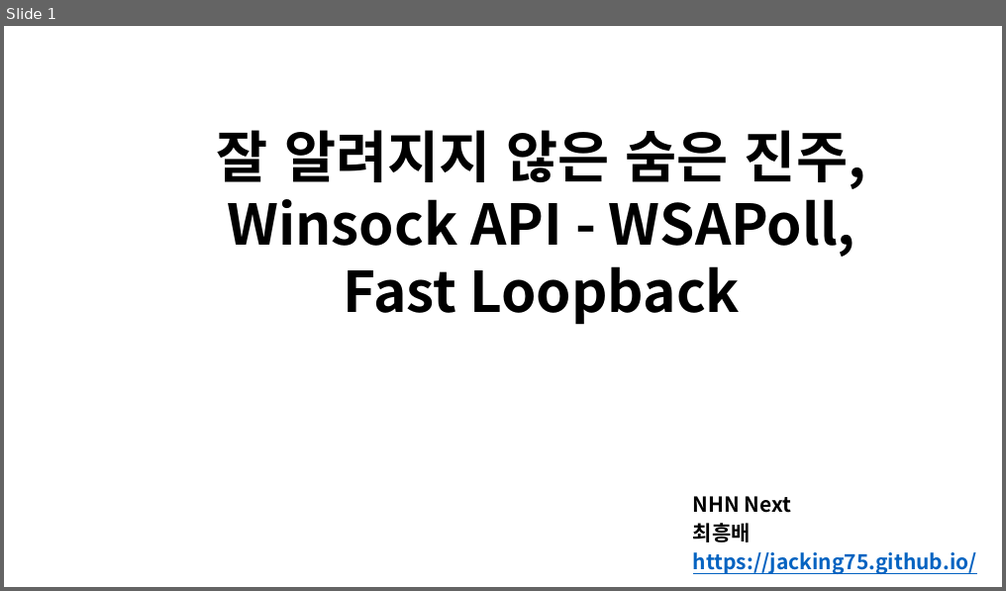
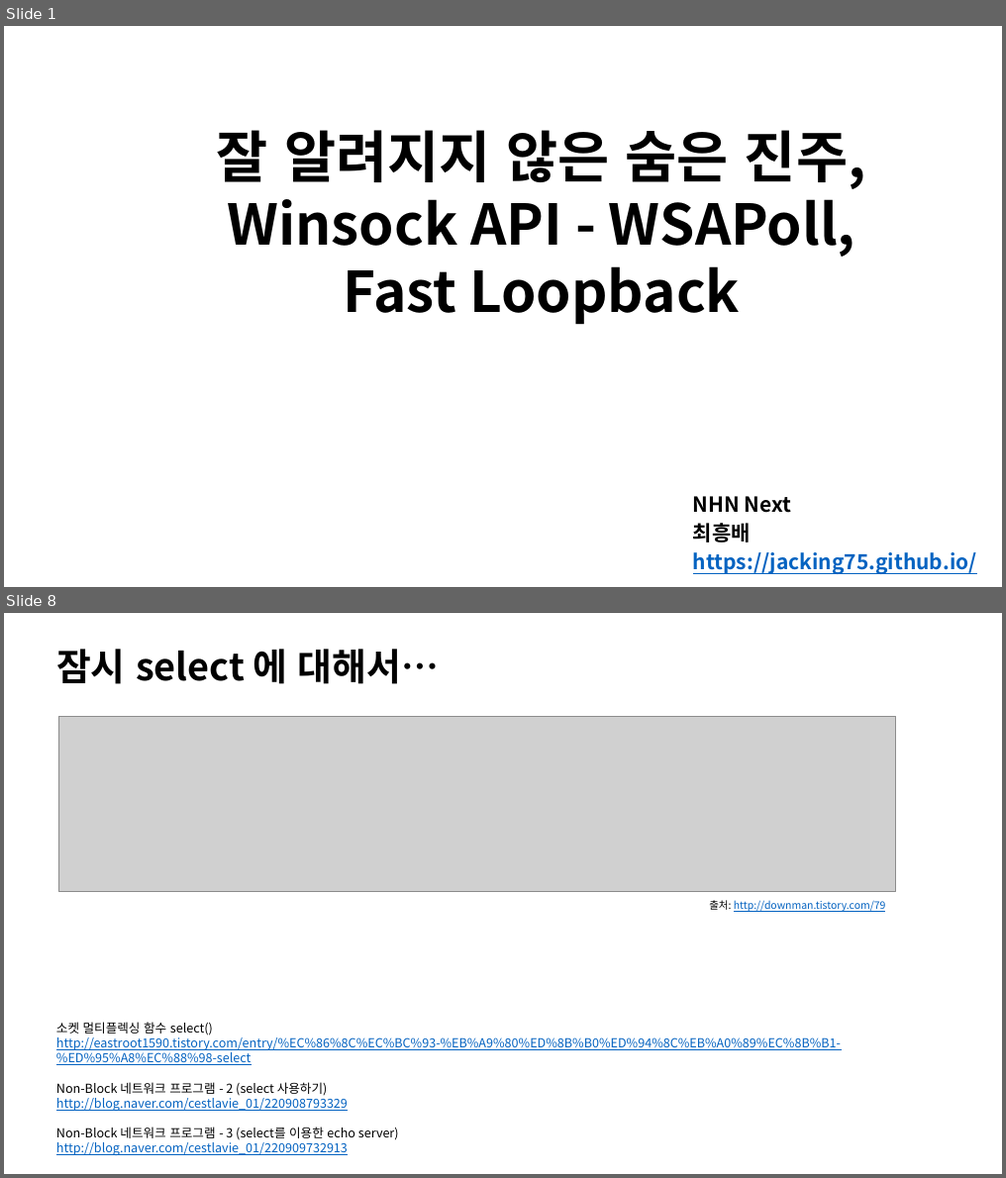
Before and after one commit to Dylan-Jang/conf_cpp_korea_201702, a slide deck: WSAPoll, Fast Loopback.pptx. Shown one above the other, each under a label of ours: slide 1 before the commit, slides 1 and 8 after it; the slides between them are not shown. The pictures are 1006x591 and 1006x1178 pixels, drawn with LibreOffice and Linux fonts; fonts in the diff are those of the drawing; grey boxes stand for pictures. Boxes give left, top, right and bottom in pixels: in the first picture for what was removed or moved away, otherwise in the second. Text is boxed around its words. In the diff, an @@ line names an element or a change of style, - is before the commit and + after.

```diff
--- a/WSAPoll, Fast Loopback.pptx
+++ b/WSAPoll, Fast Loopback.pptx
@@ slide 8 added at [4, 613, 1002, 1174], background #FFFFFF @@
@@ text added at [56, 649, 439, 684], 36 pt, text #000000, bold @@
+잠시 select 에 대해서…
@@ picture added at [58, 716, 896, 892] @@
@@ text added at [709, 900, 886, 912], 10 pt, text #0563C1, underline @@
+출처: http://downman.tistory.com/79
@@ text added at [56, 1022, 841, 1156], 12 pt, text #0563C1, underline @@
+소켓 멀티플렉싱 함수 select()
+http://eastroot1590.tistory.com/entry/%EC%86%8C%EC%BC%93-%EB%A9%80%ED%8B%B0%ED%94%8C%EB%A0%89%EC%8B%B1-%ED%95%A8%EC%88%98-select
+Non-Block 네트워크 프로그램 - 2 (select 사용하기)
+http://blog.naver.com/cestlavie_01/220908793329
+Non-Block 네트워크 프로그램 - 3 (select를 이용한 echo server)
+http://blog.naver.com/cestlavie_01/220909732913
```
Also in this commit, not shown: 3 slides changed, 18 other slides added, 1 slide removed, 22 other files.
